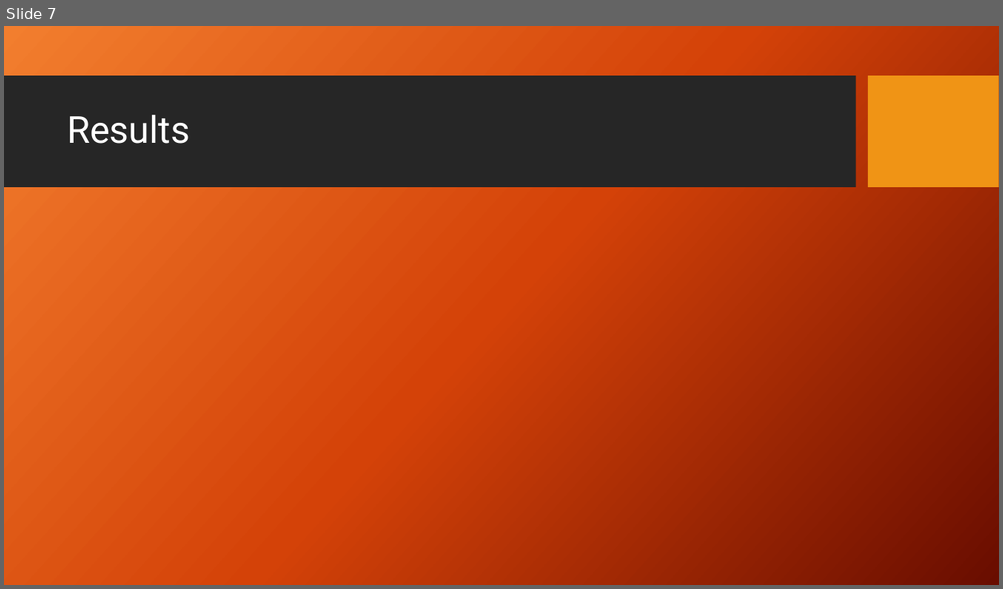
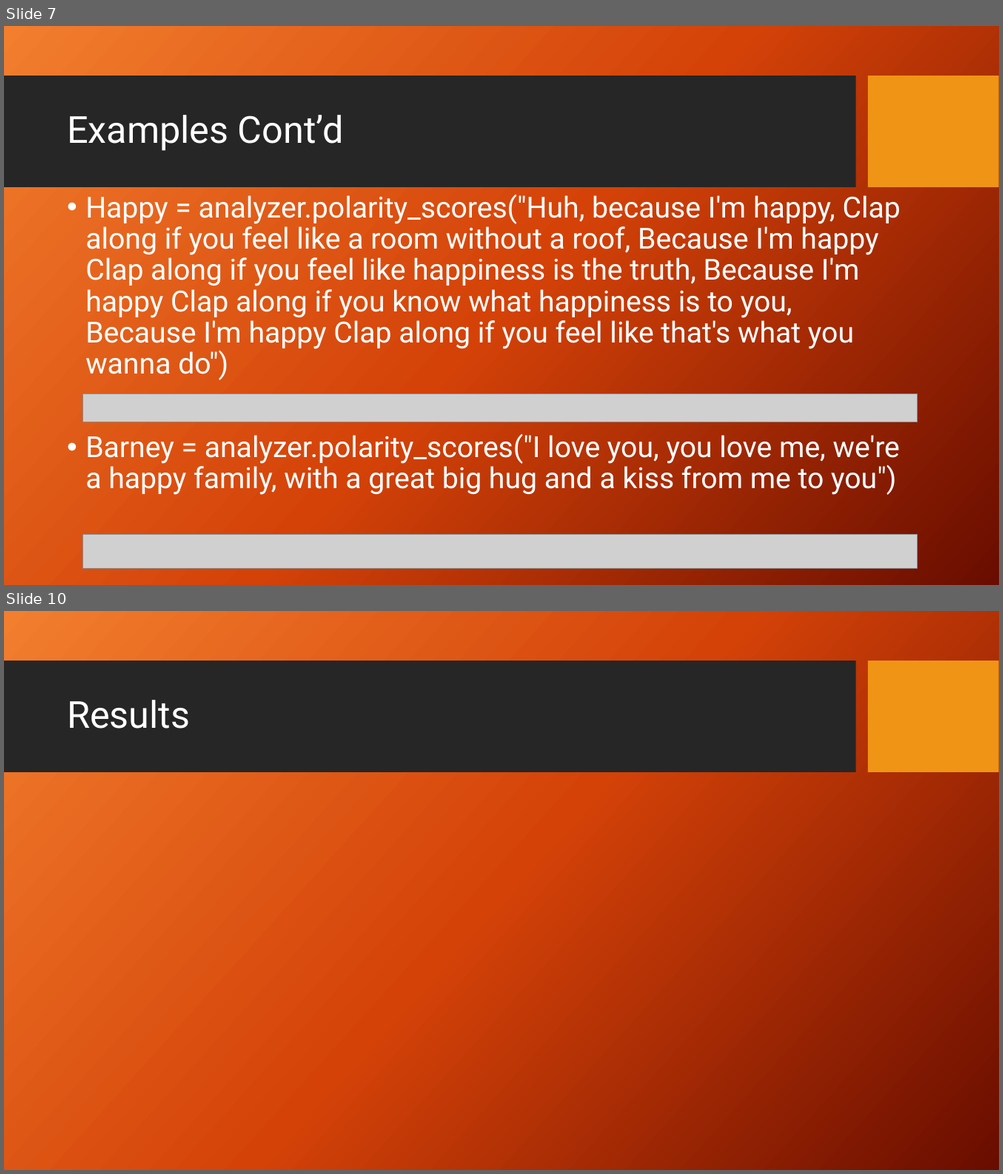
Before and after one commit to RichMoe1/Team3, a slide deck: Draft Presentation.pptx. Shown one above the other, each under a label of ours: slide 7 before the commit, slides 7 and 10 after it; the slides between them are not shown. The pictures are 1003x589 and 1003x1174 pixels, drawn with LibreOffice and Linux fonts; fonts in the diff are those of the drawing; grey boxes stand for pictures; background and template pictures are left out. Boxes give left, top, right and bottom in pixels: in the first picture for what was removed or moved away, otherwise in the second. Text is boxed around its words. In the diff, an @@ line names an element or a change of style, - is before the commit and + after.

Commit message:
updated presentation plus vader examples notebook

```diff
--- a/Draft Presentation.pptx
+++ b/Draft Presentation.pptx
@@ slide 7 added at (4, 26, 999, 585), background picture (left out); not listed: 2 template elements that a slide beside it also shows @@
@@ title added at (67, 115, 344, 151), 36 pt, text #FFFFFF @@
+Examples Cont’d
@@ text added at (85, 195, 900, 495), 28 pt, text #FFFFFF @@
+• Happy = analyzer.polarity_scores("Huh, because I'm happy, Clap along if you feel like a room without a roof, Because I'm happy Clap along if you feel like happiness is the truth, Because I'm happy Clap along if you know what happiness is to you, Because I'm happy Clap along if you feel like that's what you wanna do")
+• Barney = analyzer.polarity_scores("I love you, you love me, we're a happy family, with a great big hug and a kiss from me to you")
@@ picture added at (83, 395, 917, 423) @@
@@ picture added at (83, 535, 917, 568) @@
@@ what was slide 7 is now slide 10 @@
```
Also in this commit, not shown: 7 slides changed, 2 other slides added, 2 other files.
